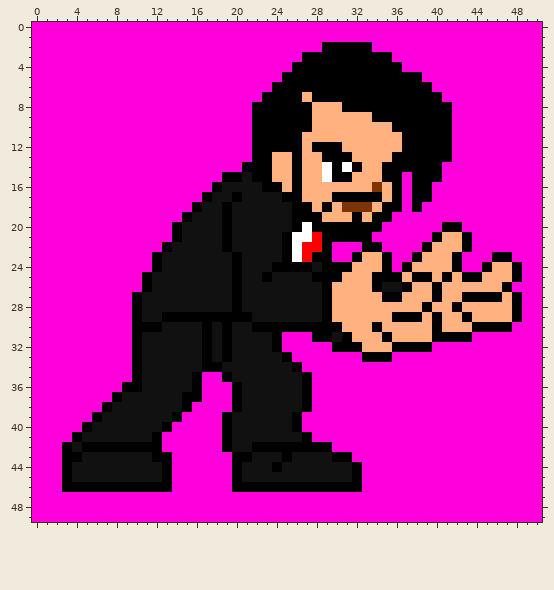
One commit to this pixel-art sprite: chars/kaoru/sprites/stance_1.png. The picture above was drawn from the file before the commit.
The file is 51x50 pixels. Colours within 5 levels of each other are drawn and written as one.
Once edited:
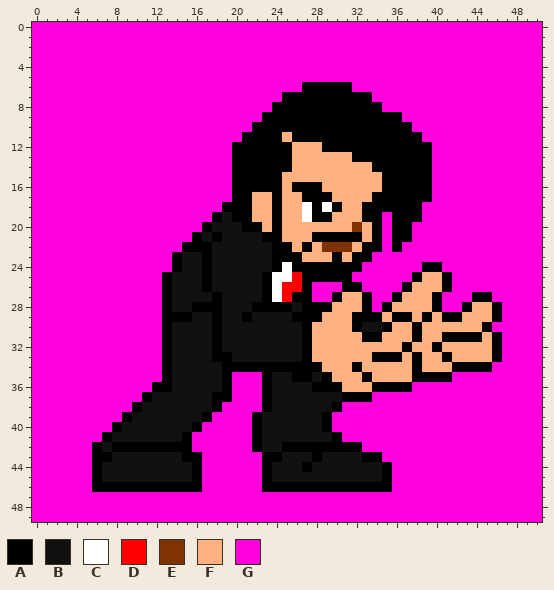
Palette (. is transparent): A #000000  B #111111  C #ffffff  D #ff0000  E #7f3300  F #ffb27f  G #ff00dc
Log entry: Kaoru idle stance animation fixed
From old to new:
Changed rows in their new state; - is an unchanged pixel.
first column x 3:
 2 --------------------------GGGGG---------------
 3 ------------------------GGGGGGGGG-------------
 4 -----------------------GGGGGGGGGGG------------
 5 ----------------------GGGGGGGGGGGGGG----------
 6 ---------------------GGG-----GGGGGGGG---------
 7 --------------------GG--A------GGGGGGG--------
 8 -------------------GG----AAA----GGGGGGG-------
 9 -------------------G-----AAAAAA---GGGGG-------
10 -------------------------AAAAAAAA--GGGG-------
11 ------------------A---F-AAAAAAAAAA--GGG-------
12 -----------------AA----F-F--AAAAAA---GG-------
13 -----------------AA--AAF--FFFAAAA----GG-------
14 -----------------A---AAF--FFFF-A-----G--------
15 ----------------G-A--A-F--FFF-----A--G--------
16 ---------------GGAAA----AA-----FA-A-----------
17 --------------GGG-AFFAFFAAAFFFF-A-A-----------
18 -------------GGG-AAFFAFFCACAFFAA--A-----------
19 ------------GGGABAAFFAFFC-A--FA-GAAA----------
20 -----------GGGA-B-AAFAFFFFFFFEF--AA---GG------
21 -----------GGA-AB---AAFFFA----FA-AA--GGGG-----
22 ----------GGAAA-B----A-FAFEEEF---A--GGGGG-----
23 ---------GGA--A--B---A-AFFFAF-AGG--GGGGG---GG-
24 ---------GGA--A--B----C--A---AGGG-GGAAGG--GGGG
25 --------GGA---A--B---CCDA---AGGGGGG-F--GGGGGGG
26 --------GGA---A--B--ACDDAGGGAAGGGG---FAGGGGGG-
27 -------GGGA----A-B--ACDAAGGA--AGG-----GGG--GGG
28 -------GGGA--AAA-B-AAAA-AA----AGA---FAGGA--AGG
29 -------GGG---BB-BB-----AAAF--AAA---FAFAAF--AGG
30 -------GGGA---BAB--BBBBB-FFF-ABBA--A-F---F-GG-
31 -------GGGA---BAB----BBBAFFFF-AAF--A-F---AFA--
32 -------GGGA---BAB----BBBAFFFFF---F-FFAFFFFFA--
33 -------GGGA---BA------BBAFFFFFF--AFAFFAFFFFA--
34 -------GGGA---BBAAAAAAA-AAFFFAFFFFFAFFFAAAA---
35 -------GGGA--BBB-GGGA--A-BAFFFAFFFFAAAA-------
36 ------GGGAA--BBBAGGGA---BAAAFFFAAAA-----------
37 -----GGGA---BBBAAGGGA---BBBBAAA---------------
38 ----GGGA----BBBA-GGGA---BBBA------------------
39 ---GGGA----BBBA-GGGA---BBBA-------------------
40 --GGGA----BBBA--GGGA---BBBA-------------------
41 -GGGA----BBBA---GGGA----BBBA------------------
42 GGG-B-----AAA---GGG-BB-----AAA----------------
43 GGGAA----BBBAA---GGGAAB--A-BBBAA--------------
44 GGGA------BBBA---GGGAB--A----BBBA-------------
45 GGGA------BBBA---GGGA--------BBBA-------------
46 GGG--------AAA---GGG----------AAA-------------
Boxes around the changes in both pictures, in picture pixels (x1, y1, x2, y2):
changed: (62, 42, 522, 492)
